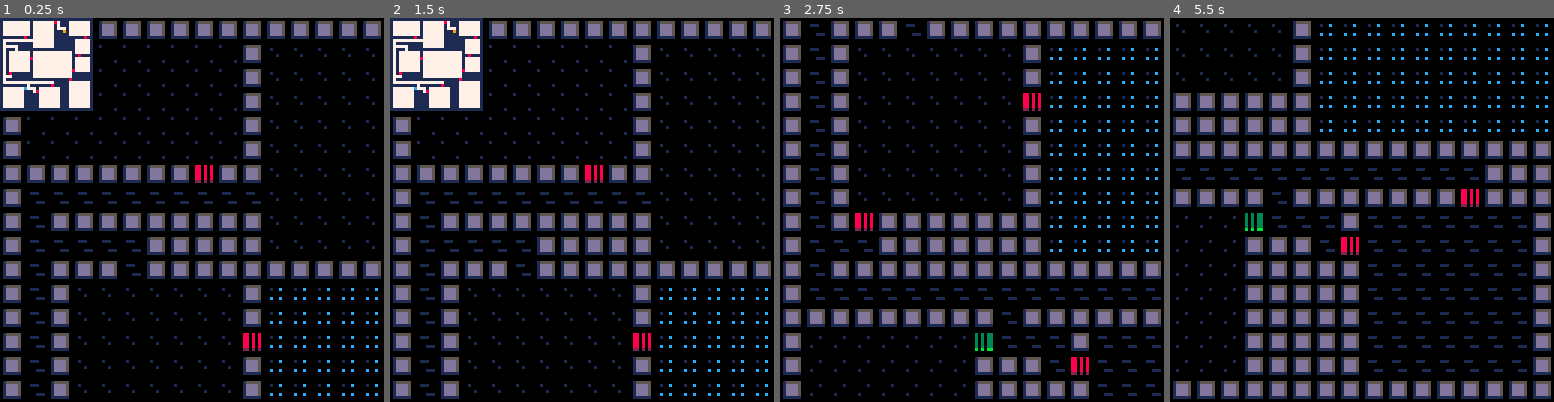
Above: before the commit, frames 1-4 (left to right).
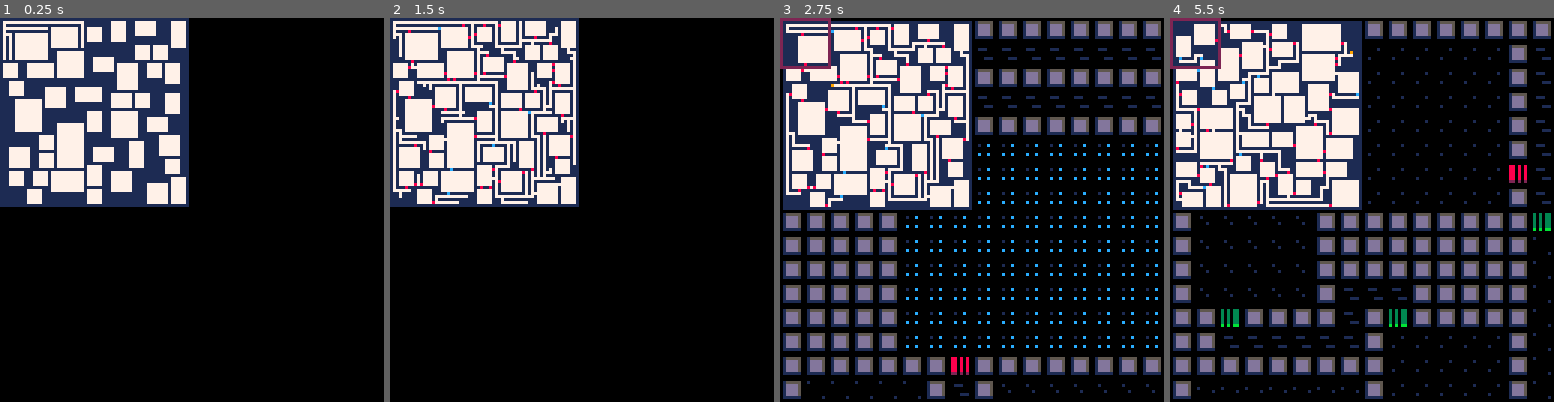
Above: after the commit, the same moments.

Repository: theRenard/PICO-8-Dungeon-Generator
Game: PICO-8 cartridge dungeon-generator.p8
Same seed, same stepped clock (60 frames per second), same inputs: the game is played once before the commit and once after it.
Inputs:
- Up to frame 1 (0.25 s): no input
- Up to frame 2 (1.5 s): tap O (Z key) at 0.33, 0.7, 1.43 s; tap X (X key) at 1.07 s
- Up to frame 3 (2.75 s): hold Left 1.97-2.37 s; tap X (X key) at 2.07, 2.4, 2.73 s; tap O (Z key) at 2.22 s; hold Down from 2.42 s (still down)
- Up to frame 4 (5.5 s): release Down at 2.82 s; hold Right 2.87-3.53 s; tap X (X key) every 0.33 s from 3.07 to 5.4 s; tap O (Z key) at 3.1, 3.98, 4.87 s; hold Up 3.58-4.08 s; hold Right 4.13-4.53 s; hold Down 4.58-5.08 s; hold Left from 5.13 s (still down)

The runs differ from the first frame. In frame 1, 35% of the frame differs, in the area x 0-100%, y 0-100%; in frame 2, 36%; in frame 3, 44%; in frame 4, 51%.

Commit message:
Update dungeon dimensions to 64x64, refactor dungeon creation logic, and add map drawing toggle functionality.

Diff:
--- a/lua/main.lua
+++ b/lua/main.lua
@@ -1,10 +1,10 @@
 cls()
 
-local dungeonWidth = 32
-local dungeonHeight = 32
+local dungeonWidth = 64
+local dungeonHeight = 64
 local dungeon = {}
 
-function _init()
+function create_dungeon()
   dungeon, chambers = make_mz({
     draw = true,
     mth = 2,
@@ -28,7 +28,15 @@
       mset(pos.x - 1, pos.y - 1, tile)
     end
   end
+end
 
+function toggle_map_draw()
+  map_draw = not map_draw
+end
+
+function _init()
+  map_draw = false
+  create_dungeon()
 end
 
 -- the coordinates of the upper left corner of the camera
@@ -40,6 +48,12 @@
   if (btn(1) and cam_x < (dungeonWidth * 8) - 128) cam_x += 8
   if (btn(2) and cam_y > 0) cam_y -= 8
   if (btn(3) and cam_y < (dungeonHeight * 8) - 128) cam_y += 8
+  if btn(4) then
+    create_dungeon()
+  end
+  if btnp(5) then
+    toggle_map_draw()
+  end
 end
 
 function _draw()
@@ -51,11 +65,24 @@
   -- the camera and clipping region to decide
   -- what is shown
   map(0, 0, 0, 0, dungeonWidth, dungeonHeight)
+  if map_draw then
   foreach_2darr(
-    dungeon, function(x, y)
-      pset(x - 1, y - 1, dungeon[x][y])
-    end
-  )
+      dungeon, function(x, y)
+      -- draw the debug overlay from top and left,
+      -- always fixed on screen regardless of camera
+        pset(x + cam_x, y + cam_y, dungeon[x][y])
+      end
+    )
+
+    -- draw a red rectangle (color 8) that covers the screen and moves with the camera
+    -- the rectangle should be the size of the visible screen (128x128)
+    -- and move with the camera, so its top-left is always at (cam_x, cam_y)
+    local x = cam_x + 16 + (((128 - cam_x) / 8) * -1)
+    local y = cam_y + 16 + (((128 - cam_y) / 8) * -1)
+    local w = 16
+    local h = 16
+    rect(x, y, x + w, y + h, 2)
+  end
 
   -- reset the camera then print the camera
   -- coordinates on screen
